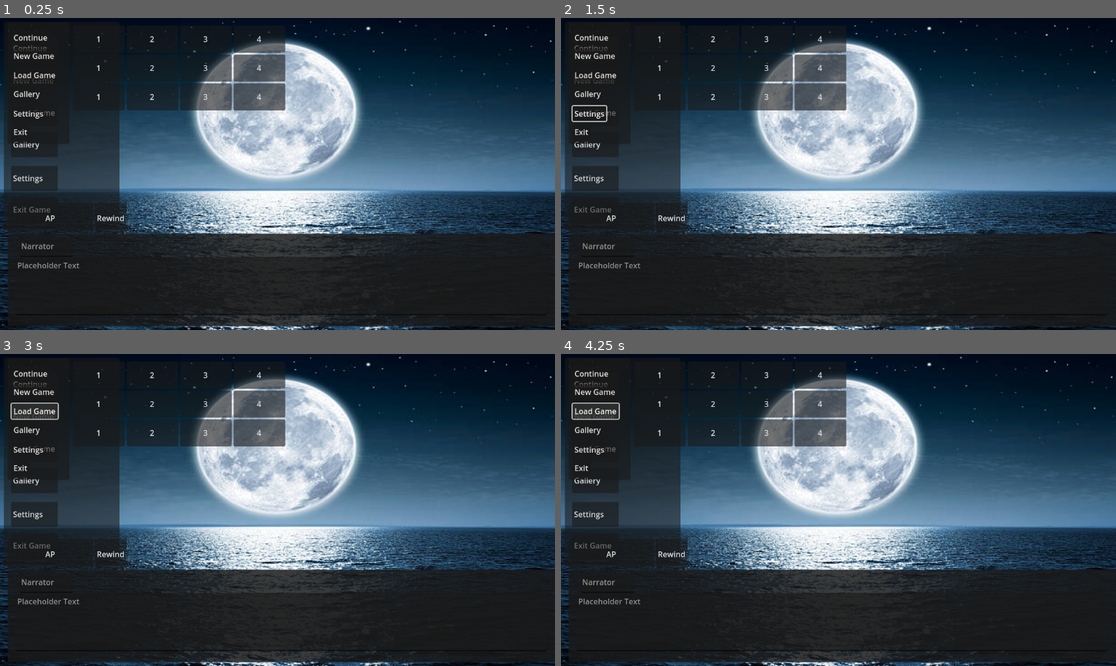
Above: before the commit, frames 1-4 (two rows, left to right).
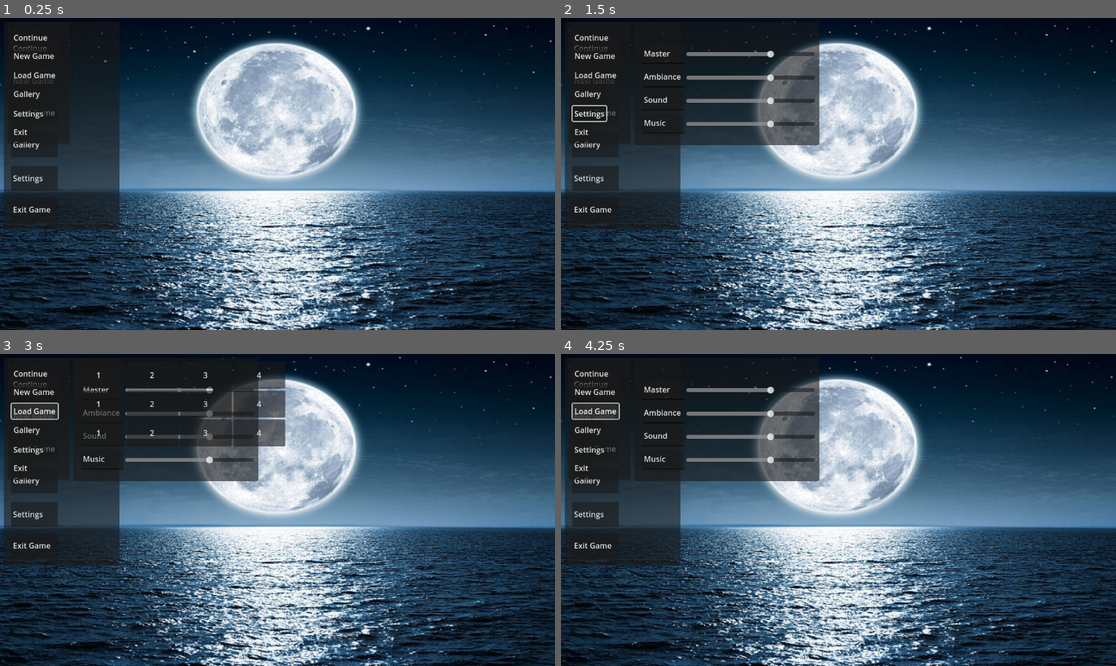
Above: after the commit, the same moments.

Repository: AustinTheWitch/VN_Alias
Game: Godot game, scene res://Scenes/GameBase.tscn
Same seed, same stepped clock (60 frames per second), same inputs: the game is played once before the commit and once after it. This scene is started directly instead of the project's main scene.
Inputs:
- Up to frame 1 (0.25 s): no input
- Up to frame 2 (1.5 s): click "Load Game" at 0.5 s; click "Gallery" at 1.25 s
- Up to frame 3 (3 s): click "Settings" at 2 s; click "New Game" at 2.75 s
- Up to frame 4 (4.25 s): click "New Game" at 3.5 s

The runs differ from the first frame. In frame 1, 27% of the frame differs, in the area x 1-100%, y 2-99%; in frame 2, 28%; in frame 3, 28%, in the area x 1-100%, y 1-99%; in frame 4, 28%.
Error before the commit: Parse Error: Expected an expression after "=". (res://Scripts/GameBase.gd:158)
Error after the commit: Attempt to call function 'get_var' in base 'null instance' on a null instance. (res://Scripts/GameBase.gd:261)

Commit message:
Successful Saving and Loading (No Image)

Diff:
--- a/Scenes/SaveLoadMenu.tscn
+++ b/Scenes/SaveLoadMenu.tscn
@@ -48,7 +48,7 @@
 size_flags_horizontal = 3
 placeholder_text = "Save File"
 
-[node name="SaveButton" type="TextureButton" parent="Background/SaveFileBox/File1Box"]
+[node name="SaveButton" type="TextureButton" parent="Background/SaveFileBox/File1Box" groups=["SaveFiles"]]
 layout_mode = 2
 size_flags_horizontal = 3
 size_flags_stretch_ratio = 0.3
@@ -69,4 +69,5 @@
 offset_bottom = -0.176003
 text = "x"
 
+[connection signal="pressed" from="Background/SaveFileBox/File1Box/SaveButton" to="." method="_file1"]
 [connection signal="pressed" from="Background/ExitButton" to="." method="_exitsaveload"]
--- a/Scripts/GameBase.gd
+++ b/Scripts/GameBase.gd
@@ -155,7 +155,7 @@
 
 func _MenuManager():
 	$OptionsPanel.visible = Options
-	$MenuPanel.visible =
+	#$MenuPanel.visible =
 	$PausePanel.visible = Paused
 	$DialogueBox.visible = Play
 	$PlayerControls.visible = Play
--- a/Scripts/MainMenu.gd
+++ b/Scripts/MainMenu.gd
@@ -13,7 +13,6 @@
 	options = get_node("/root/SettingMenu")
 	loader = get_node("/root/SaveLoadMenu")
 	scene = get_node("/root/GameScene")
-
 	play = false
 	main = true
 
@@ -26,23 +25,24 @@
 	options.setting = false
 
 func _newgame():
+	data.LineNum = 0
+	data.SceneKey = 0
+	scene._ambianceselect()
+	scene._musicselect()
 	main = false
 	options.setting = false
 	play = true
 	loader.loading = false
-	scene._ambianceselect()
-	scene._musicselect()
+	print ("Put Confirm Screen In Here")
 
 func _loadgame():
 	loader.loading = true
-	print("Open Load Menu and make it visible")
 
 func _gallery():
 	print("Create and load up gallery")
 
 func _settings():
 	options.setting = true
-	print("Open Settings Scene and make it visible")
 
 func _exitgame():
-	print("Exit and Close Game")
+	print("Confirm Quit Window First")
--- a/Scripts/PauseMenu.gd
+++ b/Scripts/PauseMenu.gd
@@ -20,7 +20,10 @@
 	else: return
 
 func _resume():
-	pass
+	paused = false
+	setting.setting = false
+	mainmenu.main = false
+	mainmenu.play = true
 
 func _savegame():
 	saveload.saving = true
@@ -29,6 +32,7 @@
 	saveload.loading = true
 
 func _gallery():
+	print ("Load Up Gallery Scene")
 	pass
 
 func _settings():
--- a/Scripts/SaveLoadMenu.gd
+++ b/Scripts/SaveLoadMenu.gd
@@ -2,14 +2,19 @@
 
 var data # Game Data call
 var scene # Game Scene call
+var pausemenu # Pause Menu call
+var mainmenu # Main Menu call
 
 var saving = false
 var loading = false
 var savepath = "user://sceneline.save"
 
+
 func _ready():
 	data = get_node("/root/GameData")
 	scene = get_node("/root/GameScene")
+	pausemenu = get_node("/root/PauseMenu")
+	mainmenu = get_node("/root/MainMenu")
 
 func _process(delta):
 	$Background.visible = saving or loading
@@ -18,25 +23,31 @@
 	elif loading == true:
 		saving = false
 
-func _fileselect():
-	pass
-
 func _savegame():
 	var file = FileAccess.open(savepath, FileAccess.WRITE)
+	file.store_var(data.SceneKey)
 	file.store_var(data.LineNum)
-	file.store_var(data.SceneKey)
 	saving = false
+	pausemenu.paused = false
+	mainmenu.main = false
+	mainmenu.play = true
 
 func _loadgame():
-	if FileAccess.file_exists(savepath):
-		print("File Found")
-		var file = FileAccess.open(savepath, FileAccess.READ)
-		data.LineNum = file.get_var(data.LineNum)
-		data.SceneKey = file.get_var(data.SceneKey)
-		scene._ambianceselect()
-		scene._musicselect()
-	else:
-		print("File not found")
+	var file = FileAccess.open(savepath, FileAccess.READ)
+	data.SceneKey = file.get_var()
+	data.LineNum = file.get_var()
+	scene._ambianceselect()
+	scene._musicselect()
+	loading = false
+	pausemenu.paused = false
+	mainmenu.main = false
+	mainmenu.play = true
+
+func _file1():
+	savepath = "user://file1.save"
+	if saving == true:
+		_savegame()
+	else: _loadgame()
 
 func _exitsaveload():
 	saving = false
--- a/Scripts/SettingMenu.gd
+++ b/Scripts/SettingMenu.gd
@@ -5,9 +5,13 @@
 
 # volume varables--------------------
 var master = 0.0
+var masterslider = HSlider.new()
 var ambiance = 0.0
+var ambianceslider = HSlider.new()
 var sound = 0.0
+var soundslider = HSlider.new()
 var music = 0.0
+var musicslider = HSlider.new()
 
 # saved varables----------------------
 var mastervolume = 0
@@ -16,6 +20,10 @@
 var musicvolume = 0
 
 func _ready():
+	masterslider = $OptionsPanel/ScrollParent/SettingScroll/MasterVol/MasterSlider
+	ambianceslider = $OptionsPanel/ScrollParent/SettingScroll/AmbianceVol/AmbianceSlider
+	soundslider = $OptionsPanel/ScrollParent/SettingScroll/SoundVol/SoundSlider
+	musicslider = $OptionsPanel/ScrollParent/SettingScroll/MusicVol/MusicSlider
 	_loadsettings()
 	data = get_node("/root/GameData")
 	setting = false
@@ -27,10 +35,14 @@
 	if FileAccess.file_exists("user://settings.save"):
 		print("File Found")
 		var file = FileAccess.open("user://settings.save", FileAccess.READ)
-		master = file.get_var(mastervolume)
-		print (file.get_var(mastervolume))
-
-
+		mastervolume = file.get_var()
+		masterslider.value = mastervolume
+		ambiancevolume = file.get_var()
+		ambianceslider.value = ambiancevolume
+		soundvolume = file.get_var()
+		soundslider.value = soundvolume
+		musicvolume = file.get_var()
+		musicslider.value = musicvolume
 	else: print("File does not exist")
 
 func _mastervolume(master):
Not shown, added: export_presets.cfg
Not shown, added: TestBuild.console.exe
Not shown, added: TestBuild.exe
Not shown, added: TestBuild.pck
